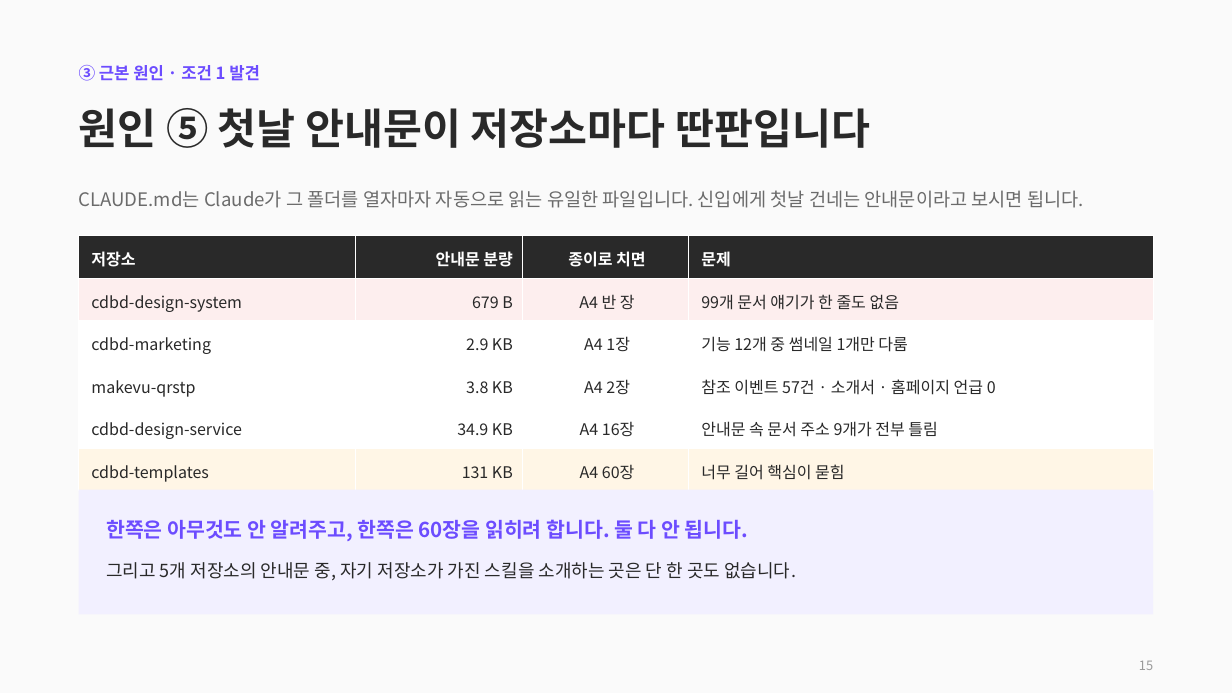
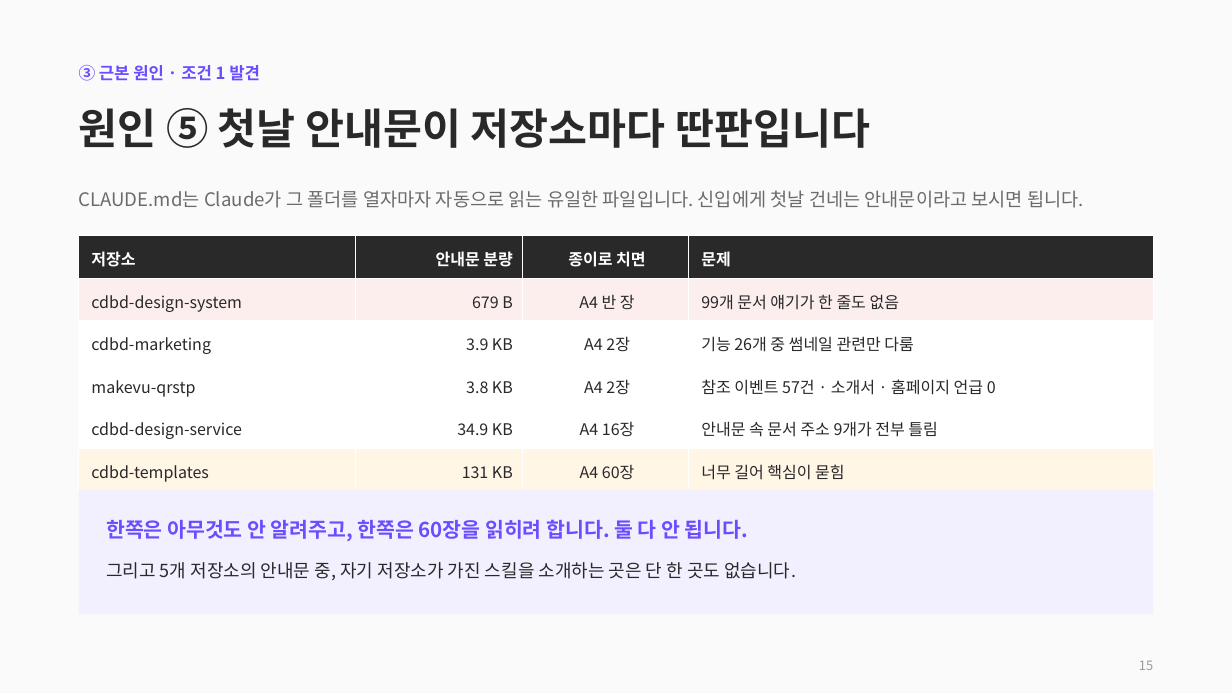
Before and after one commit to CdBd-in/design, a slide deck: slide 15 of CdBd 문서 체계 진단 및 개편 제안.pptx. Drawn at 1232x693 pixels with LibreOffice and Linux fonts; fonts in the diff are those of the drawing. Boxes give left, top, right and bottom in pixels: in the first picture for what was removed or moved away, otherwise in the second. Text is boxed around its words. In the diff, an @@ line names an element or a change of style, - is before the commit and + after.

```diff
--- a/CdBd 문서 체계 진단 및 개편 제안.pptx
+++ b/CdBd 문서 체계 진단 및 개편 제안.pptx
@@ table at <box>79,236,1153,491</box> @@
-row 3: cdbd-marketing | 2.9 KB | A4 1장 | 기능 12개 중 썸네일 1개만 다룸
+row 3: cdbd-marketing | 3.9 KB | A4 2장 | 기능 26개 중 썸네일 관련만 다룸
```
Also in this commit, not shown: 1 other slide changed, 1 other file.
